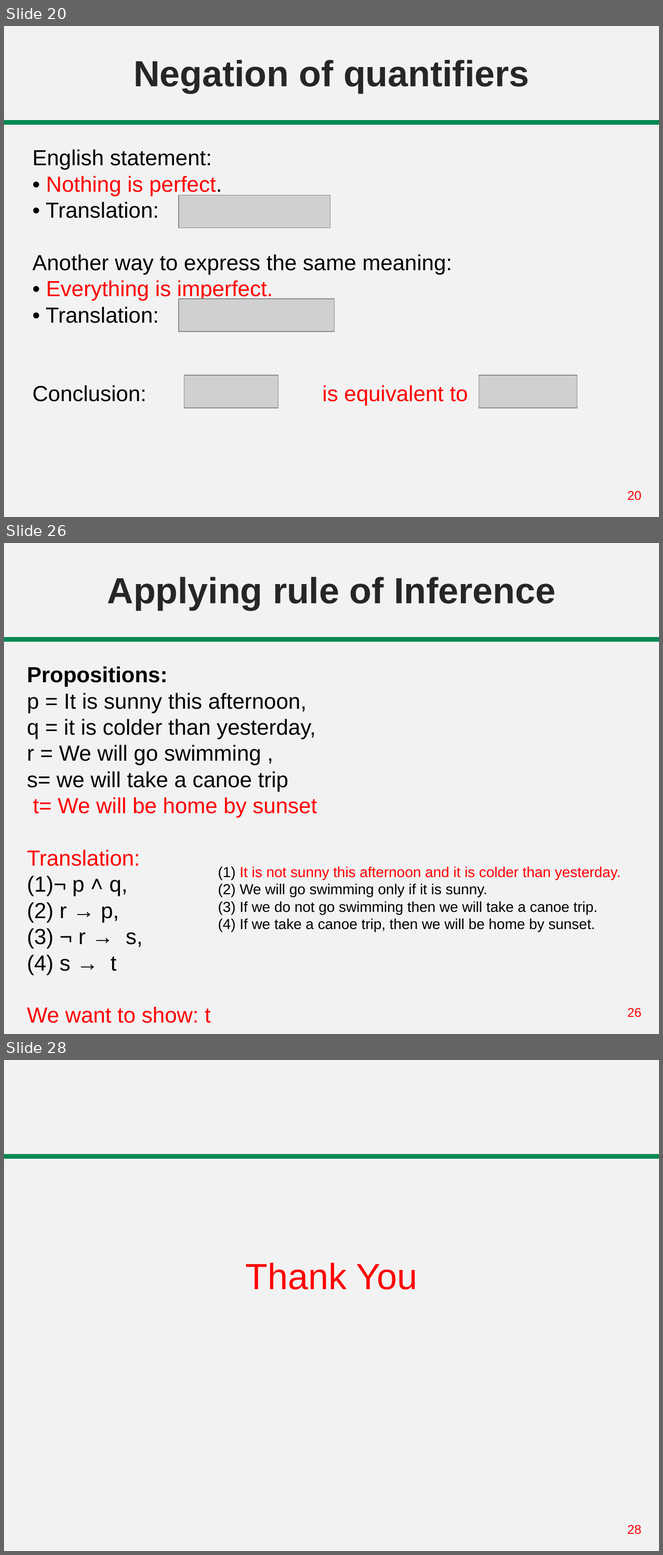
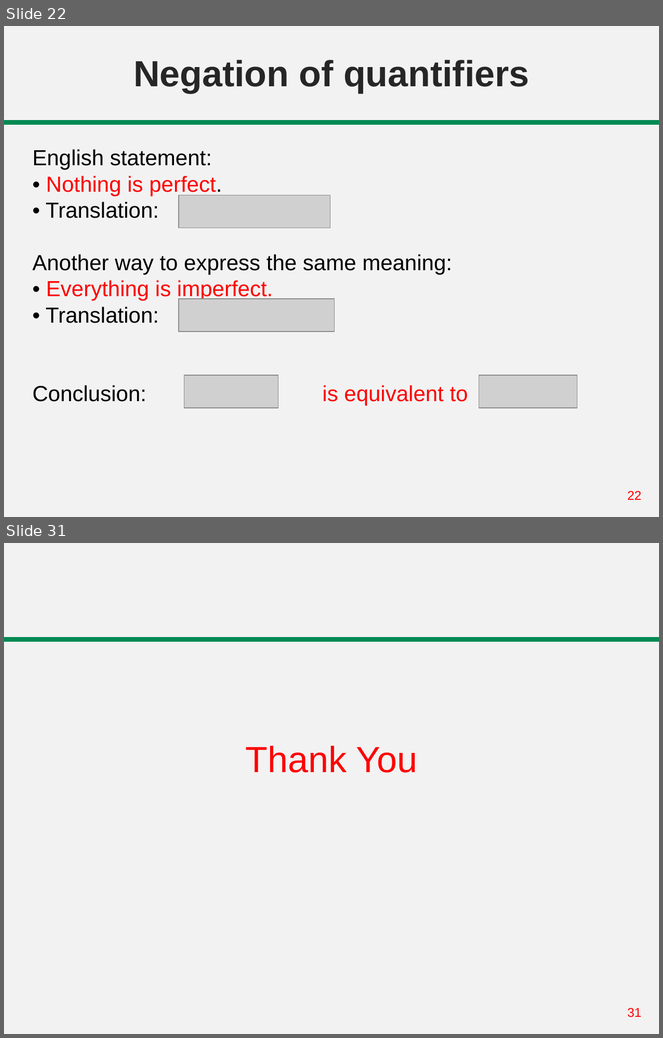
Before and after one commit to abrarhasan3/Green-Uni-All-Academic-Content, a slide deck: CSE 101 Discrete Mathematics/Lecture 05-08 Predicate Logic.pptx. Shown one above the other, each under a label of ours: slides 20, 26 and 28 before the commit, slides 22 and 31 after it; the slides between them are not shown. The pictures are 663x1555 and 663x1038 pixels, drawn with LibreOffice and Linux fonts; fonts in the diff are those of the drawing; grey boxes stand for pictures. Boxes give left, top, right and bottom in pixels: in the first picture for what was removed or moved away, otherwise in the second. Text is boxed around its words. In the diff, an @@ line names an element or a change of style, - is before the commit and + after.

```diff
--- a/CSE 101 Discrete Mathematics/Lecture 05-08 Predicate Logic.pptx
+++ b/CSE 101 Discrete Mathematics/Lecture 05-08 Predicate Logic.pptx
@@ slide 26 removed at (4,543,659,1034), background #F2F2F2; not listed: 2 template elements that a slide beside it also shows @@
@@ title removed at (107,577,556,610) @@
-Applying rule of Inference
@@ text removed at (27,666,317,1023) @@
-Propositions:
-p = It is sunny this afternoon,
-q = it is colder than yesterday,
-r = We will go swimming ,
-s= we will take a canoe trip
-t= We will be home by sunset
-Translation:
-(1) ¬ p ˄ q,
-(2) r → p,
-(3) ¬ r → s,
-(4) s → t
-We want to show: t
@@ text removed at (218,866,621,932) @@
-(1) It is not sunny this afternoon and it is colder than yesterday.
-(2) We will go swimming only if it is sunny.
-(3) If we do not go swimming then we will take a canoe trip.
-(4) If we take a canoe trip, then we will be home by sunset.
@@ what was slide 20 is now slide 22 @@
@@ page number at (627,491,642,500): text changed @@
-20
+22
@@ what was slide 28 is now slide 31 @@
@@ page number at (627,1008,642,1018): text changed @@
-28
+31
```
Also in this commit, not shown: 2 slides changed, 8 slides added, 4 other slides removed.
